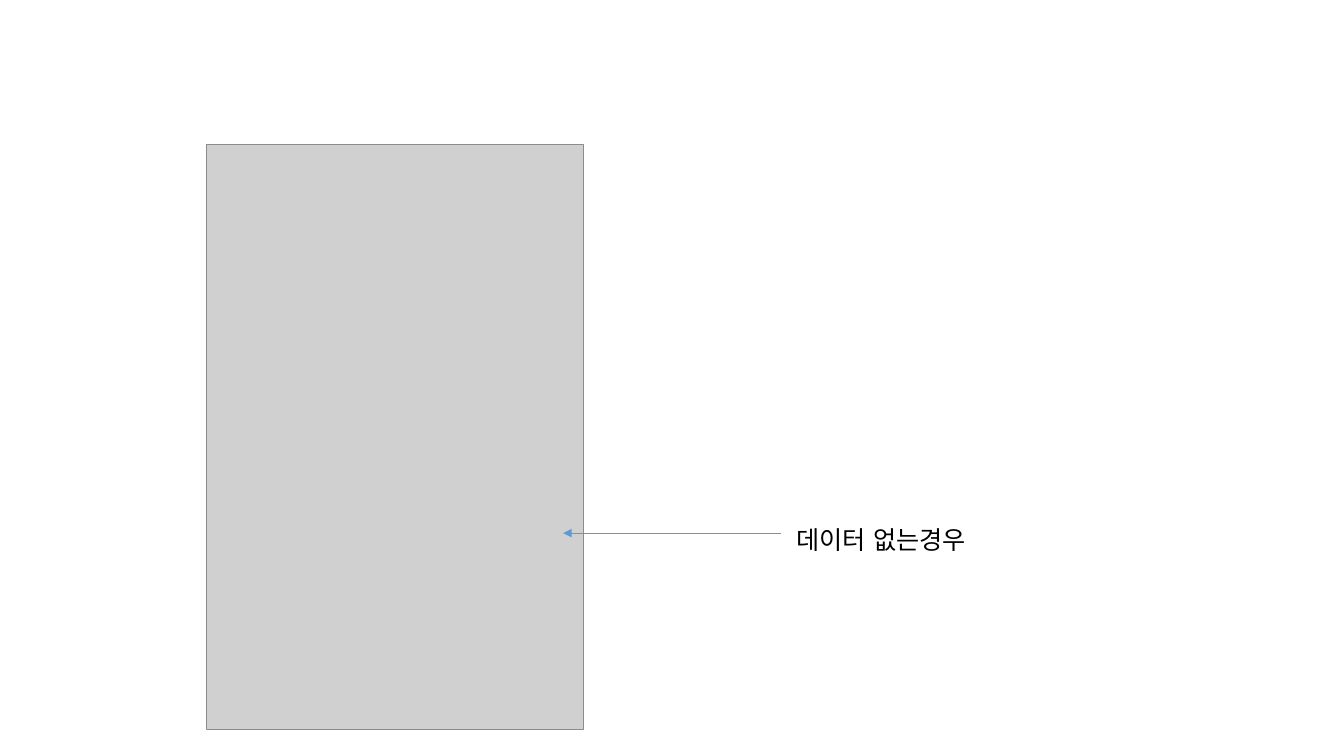
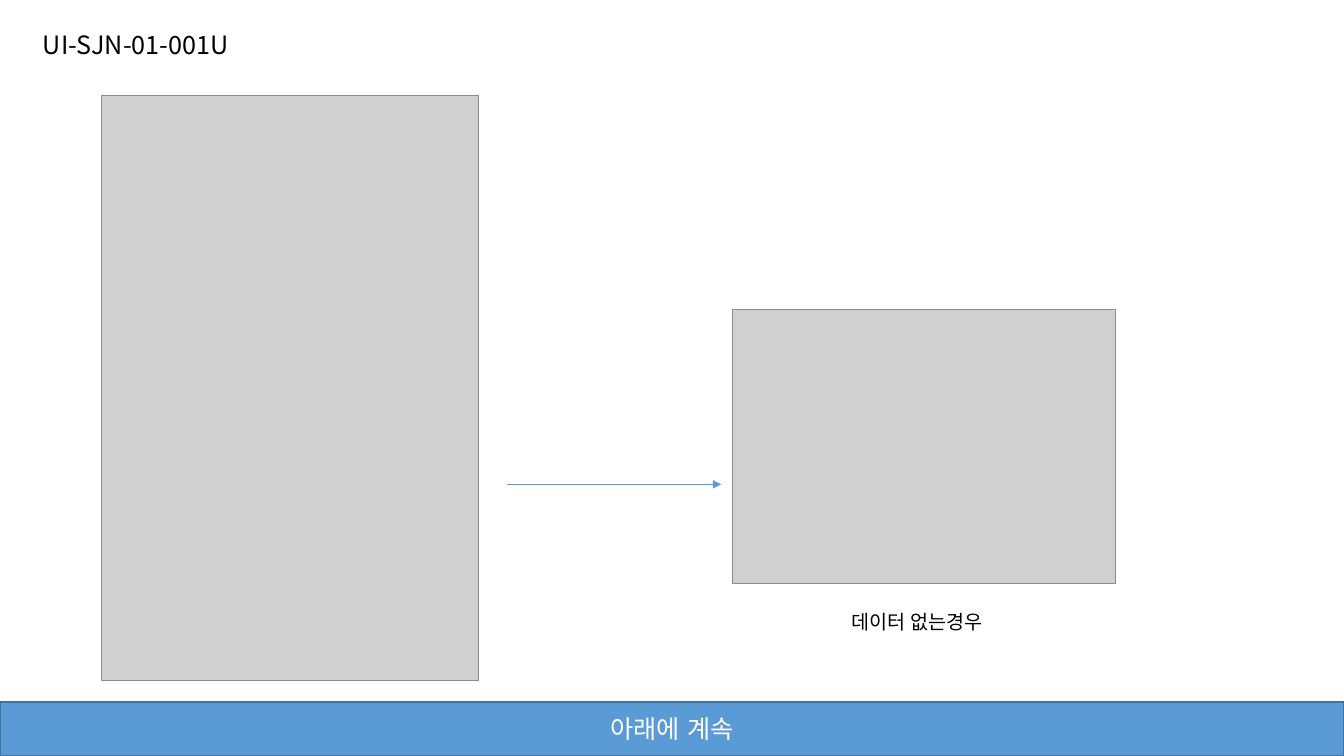
Before and after one commit to jeoungGyy/sejong, a slide deck: slide 3 of ppt/05-18.pptx (slide 2 before the commit). Drawn at 1344x756 pixels with LibreOffice and Linux fonts; fonts in the diff are those of the drawing; grey boxes stand for pictures. Boxes give left, top, right and bottom in pixels: in the first picture for what was removed or moved away, otherwise in the second. Text is boxed around its words. In the diff, an @@ line names an element or a change of style, - is before the commit and + after.

```diff
--- a/ppt/05-18.pptx
+++ b/ppt/05-18.pptx
@@ text added at box(43, 35, 229, 55), 18 pt, text #000000 @@
+UI-SJN-01-001U
@@ picture: place and size @@
-picture at box(207, 144, 584, 730)
+picture at box(101, 96, 478, 682)
@@ picture added at box(733, 310, 1116, 584) @@
@@ arrow moved from (781, 533) - (564, 533) to (507, 485) - (722, 485) @@
@@ text "데이터 없는경우": place and size @@
-text "데이터 없는경우" at box(797, 528, 966, 551)
+text "데이터 없는경우" at box(851, 612, 983, 631)
@@ text "데이터 없는경우" at box(851, 612, 983, 631): size 18 to 14 pt @@
@@ rectangle added at box(0, 702, 1344, 756), fill #5B9BD5, outline #43739E 1 pt, 18 pt, text #FFFFFF @@
+아래에 계속
```
Also in this commit, not shown: 2 other slides changed, 2 slides added, 1 slide removed, 15 other files.
